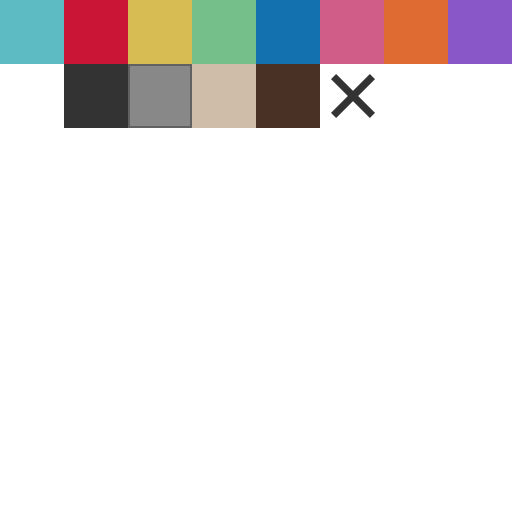
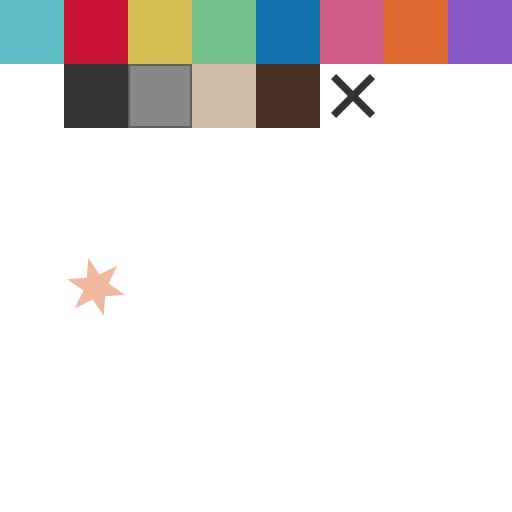
Layer changes from the first 512×512 image to the second:
added layer "Polygon 1" (48%) above "Ellipse 1 copy" over [67, 258, 125, 316]
added layer "Ellipse 1 copy" (36%) above "Ellipse 1" over [67, 258, 125, 316]
